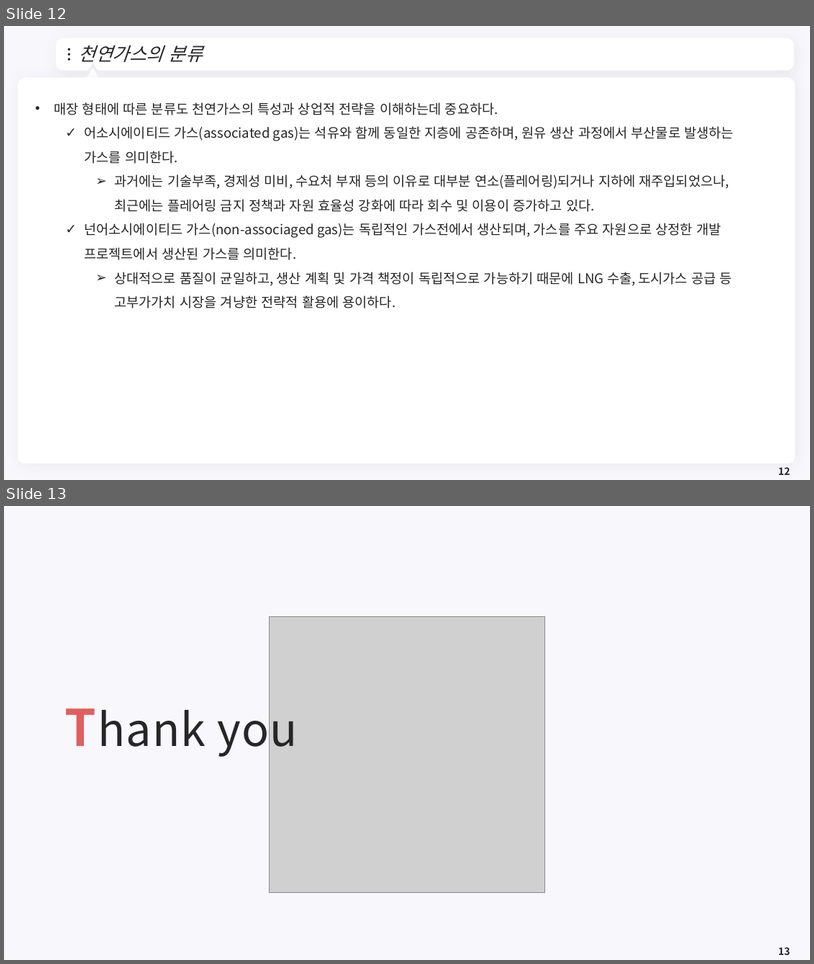
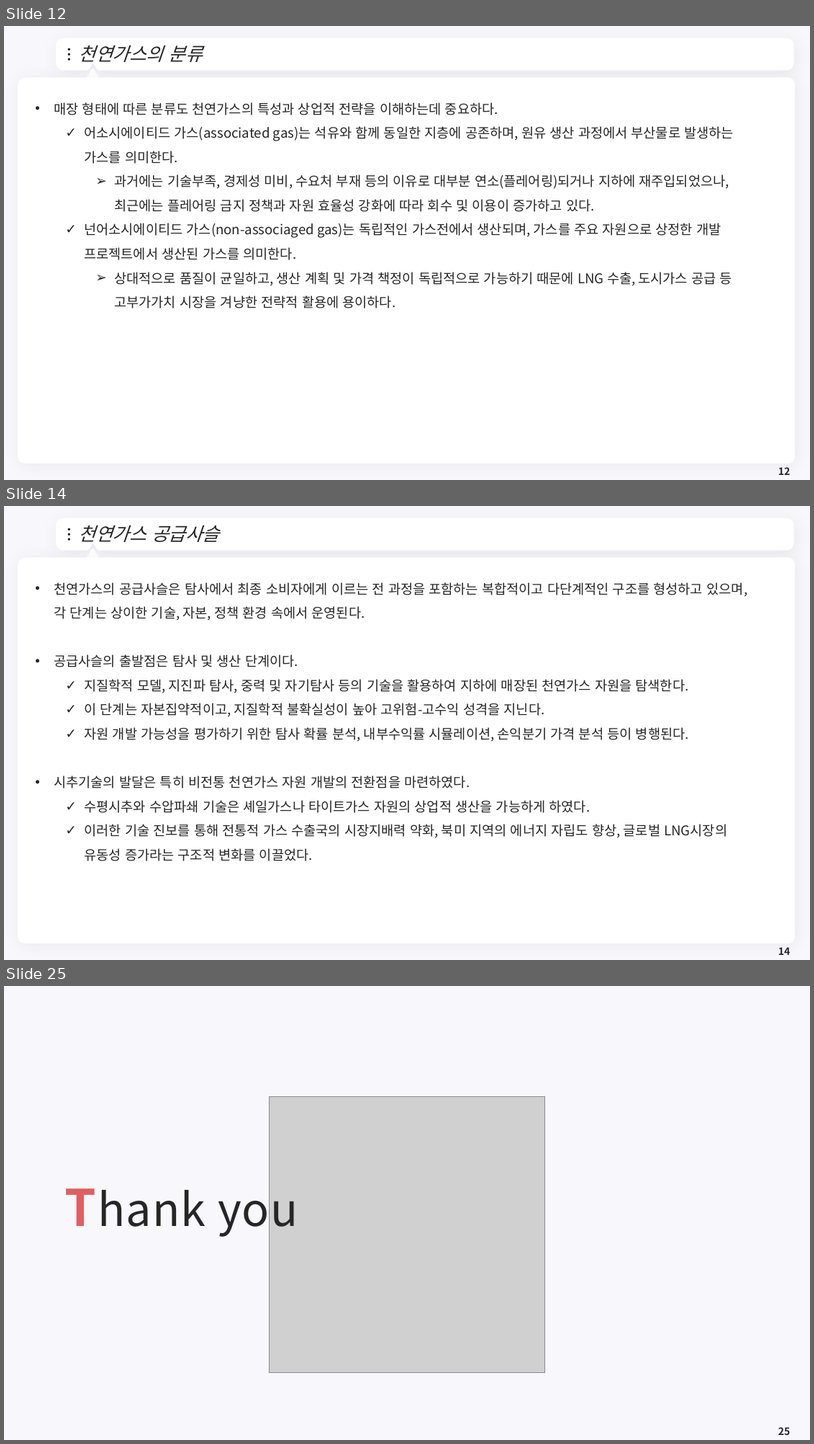
Before and after one commit to meandthey/Teaching, a slide deck: 에너지경제학/자원에너지경제학_Chapter_3 (가스).pptx. Shown one above the other, each under a label of ours: slides 12 and 13 before the commit, slides 12, 14 and 25 after it; the slides between them are not shown. The pictures are 814x964 and 814x1444 pixels, drawn with LibreOffice and Linux fonts; fonts in the diff are those of the drawing; grey boxes stand for pictures; background and template pictures are left out. Boxes give left, top, right and bottom in pixels: in the first picture for what was removed or moved away, otherwise in the second. Text is boxed around its words. In the diff, an @@ line names an element or a change of style, - is before the commit and + after.

```diff
--- a/에너지경제학/자원에너지경제학_Chapter_3 (가스).pptx
+++ b/에너지경제학/자원에너지경제학_Chapter_3 (가스).pptx
@@ slide 14 added at <box>4,506,810,960</box>, background #F8F7FC; not listed: 7 template elements that a slide beside it also shows @@
@@ title added at <box>79,525,219,542</box>, 22 pt, text #262626, italic @@
+천연가스 공급사슬
@@ text added at <box>54,582,748,861</box>, 16 pt, text #262626 @@
+• 천연가스의 공급사슬은 탐사에서 최종 소비자에게 이르는 전 과정을 포함하는 복합적이고 다단계적인 구조를 형성하고 있으며, 각 단계는 상이한 기술, 자본, 정책 환경 속에서 운영된다.
+• 공급사슬의 출발점은 탐사 및 생산 단계이다.
+  ✓ 지질학적 모델, 지진파 탐사, 중력 및 자기탐사 등의 기술을 활용하여 지하에 매장된 천연가스 자원을 탐색한다.
+  ✓ 이 단계는 자본집약적이고, 지질학적 불확실성이 높아 고위험-고수익 성격을 지닌다.
+  ✓ 자원 개발 가능성을 평가하기 위한 탐사 확률 분석, 내부수익률 시뮬레이션, 손익분기 가격 분석 등이 병행된다.
+• 시추기술의 발달은 특히 비전통 천연가스 자원 개발의 전환점을 마련하였다.
+  ✓ 수평시추와 수압파쇄 기술은 셰일가스나 타이트가스 자원의 상업적 생산을 가능하게 하였다.
+  ✓ 이러한 기술 진보를 통해 전통적 가스 수출국의 시장지배력 약화, 북미 지역의 에너지 자립도 향상, 글로벌 LNG시장의 유동성 증가라는 구조적 변화를 이끌었다.
@@ page number added at <box>779,947,790,955</box>, 12 pt, text #262626, bold @@
+14
@@ what was slide 13 is now slide 25 @@
@@ page number at <box>779,1427,790,1435</box>: text changed @@
-13
+25
```
Also in this commit, not shown: 11 other slides added.
